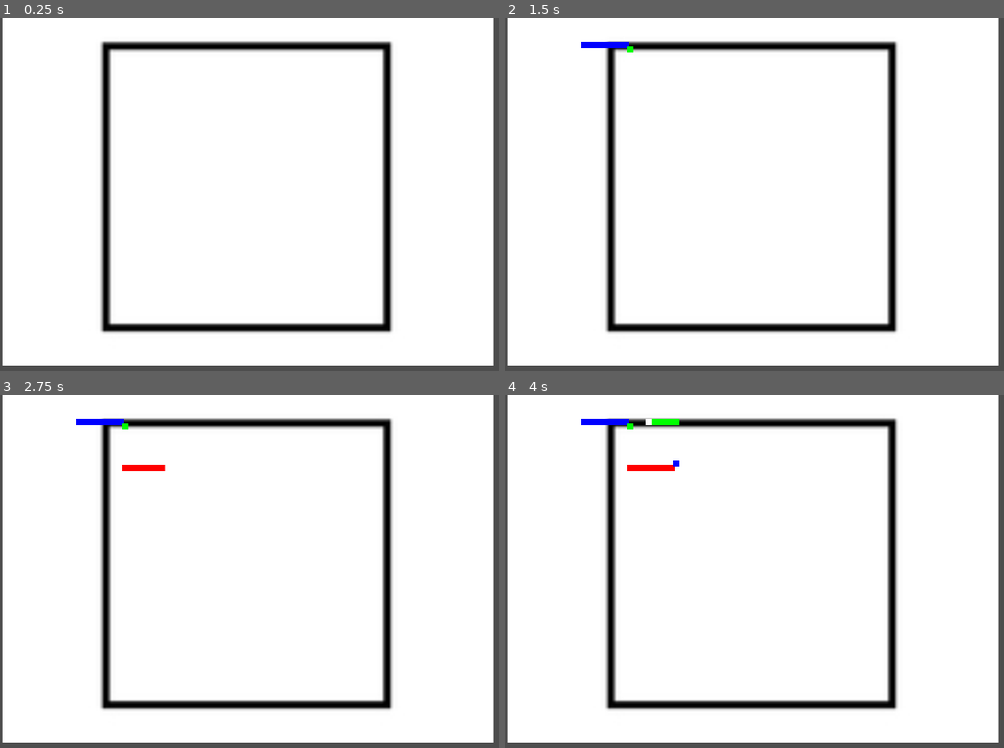
Above: before the commit, frames 1-4 (two rows, left to right).
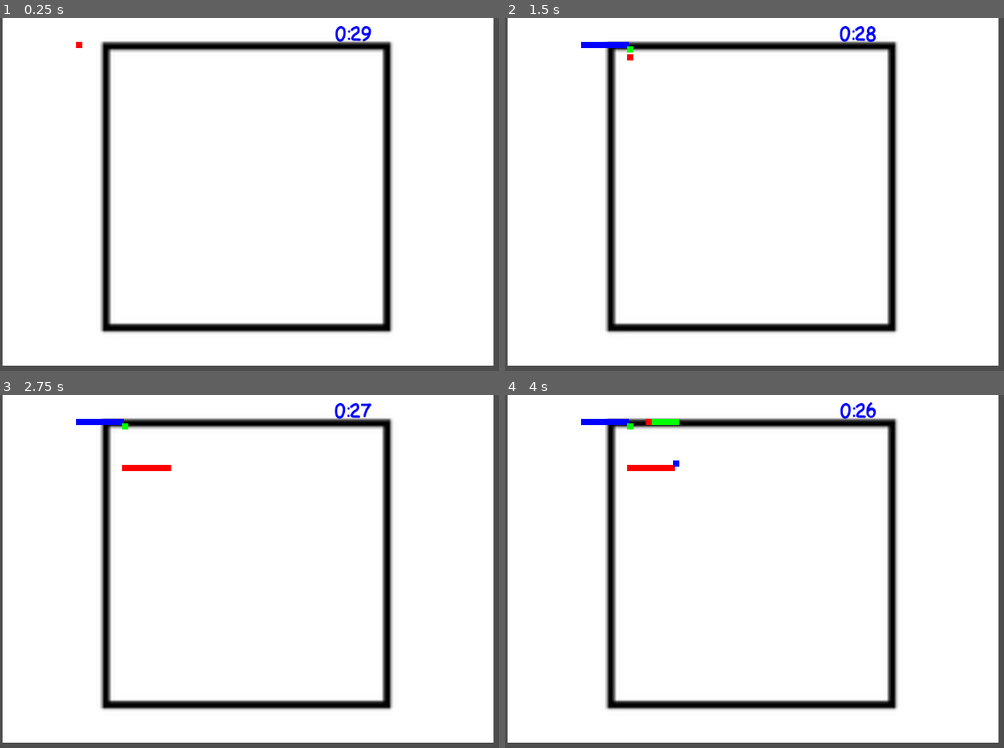
Above: after the commit, the same moments.

Repository: feliperieder/ultimate-color
Game: Godot game, scene res://main.tscn
Same seed, same stepped clock (60 frames per second), same inputs: the game is played once before the commit and once after it.
Inputs:
- Up to frame 1 (0.25 s): no input
- Up to frame 2 (1.5 s): tap Enter at 0.5 s; hold Right (ui_right) 0.53-1.28 s; hold E (blue_color) 0.53-1.28 s; tap Space at 1.25 s; hold Down (ui_down) from 1.28 s (still down); tap W (green_color) at 1.35 s
- Up to frame 3 (2.75 s): release Down (ui_down) at 2.03 s; hold Right (ui_right) from 2.03 s (still down); hold Q (red_color) from 2.03 s (still down)
- Up to frame 4 (4 s): tap Enter at 2.75 s; release Right (ui_right) at 2.78 s; release Q (red_color) at 2.78 s; hold Up (ui_up) 2.78-3.53 s; tap E (blue_color) at 2.85 s; tap Space at 3.5 s; hold Left (ui_left) from 3.53 s (still down); hold W (green_color) from 3.53 s (still down)

The runs differ from the first frame. In frame 1, 0.2% of the frame differs, in the area x 15-75%, y 2-9%; in frame 2, 0.2%, in the area x 24-75%, y 2-13%; in frame 3, 0.2%; in frame 4, 0.2%.

Commit message:
Something Something

Diff:
--- /dev/null
+++ b/Menus/Menu.tscn
@@ -0,0 +1,21 @@
+[gd_scene format=3 uid="uid://cp1k1cavisb5e"]
+
+[node name="Menu" type="Node2D"]
+
+[node name="CanvasLayer" type="CanvasLayer" parent="."]
+
+[node name="VBoxContainer" type="VBoxContainer" parent="CanvasLayer"]
+anchors_preset = 8
+anchor_left = 0.5
+anchor_top = 0.5
+anchor_right = 0.5
+anchor_bottom = 0.5
+offset_left = -20.0
+offset_top = -20.0
+offset_right = 20.0
+offset_bottom = 20.0
+grow_horizontal = 2
+grow_vertical = 2
+
+[node name="Button" type="Button" parent="CanvasLayer/VBoxContainer"]
+layout_mode = 2
--- /dev/null
+++ b/Menus/Score Menu.tscn
@@ -0,0 +1,3 @@
+[gd_scene format=3 uid="uid://dfp2oqagyu7fm"]
+
+[node name="ScoreMenu" type="Node2D"]
--- a/Players/player_test.gd
+++ b/Players/player_test.gd
@@ -50,11 +50,17 @@
 
 func gainPoint():
 	points += bullet_point
-	print(points)
+
 
 func losePoint():
 	var negative_point = NEGATIVE_POINT_PATH.instantiate()
 	get_parent().add_child(negative_point)
 	negative_point.global_position= global_position
 
-	lost_points = bullet_point/2
+	lost_points += bullet_point/2
+
+func endLevel():
+	points -= lost_points
+	if points <= 0:
+		points = 0
+	print("Comic Sans:", points)
--- a/Players/player_test.tscn
+++ b/Players/player_test.tscn
@@ -15,6 +15,7 @@
 offset_top = -5.0
 offset_right = 5.0
 offset_bottom = 5.0
+color = Color(1, 0, 0, 1)
 
 [node name="CollisionShape2D" type="CollisionShape2D" parent="."]
 shape = SubResource("RectangleShape2D_6xhr3")
--- a/Points/Negative Points.tscn
+++ b/Points/Negative Points.tscn
@@ -3,6 +3,7 @@
 [ext_resource type="Script" path="res://Points/negative_points.gd" id="1_vo8nb"]
 
 [sub_resource type="CircleShape2D" id="CircleShape2D_5u768"]
+radius = 5.0
 
 [node name="NegativePoints" type="Area2D"]
 script = ExtResource("1_vo8nb")
--- /dev/null
+++ b/Timer/Timer.tscn
@@ -0,0 +1,31 @@
+[gd_scene load_steps=4 format=3 uid="uid://dc6x4phax06m5"]
+
+[ext_resource type="Script" path="res://Timer/timer.gd" id="1_k2lke"]
+[ext_resource type="FontFile" uid="uid://bnlwgju1c5ygl" path="res://Art/Ldfcomicsansbold-zgma.ttf" id="2_al7ox"]
+
+[sub_resource type="LabelSettings" id="LabelSettings_wxfn5"]
+font = ExtResource("2_al7ox")
+font_size = 30
+font_color = Color(0, 0, 1, 1)
+
+[node name="Timer" type="Node2D"]
+script = ExtResource("1_k2lke")
+
+[node name="Timer" type="Timer" parent="."]
+
+[node name="CanvasLayer" type="CanvasLayer" parent="."]
+
+[node name="Label" type="Label" parent="CanvasLayer"]
+anchors_preset = 5
+anchor_left = 0.5
+anchor_right = 0.5
+offset_left = -20.0
+offset_right = 20.0
+offset_bottom = 55.0
+grow_horizontal = 2
+size_flags_horizontal = 4
+label_settings = SubResource("LabelSettings_wxfn5")
+horizontal_alignment = 1
+vertical_alignment = 1
+
+[connection signal="timeout" from="Timer" to="." method="_on_timer_timeout"]
--- /dev/null
+++ b/Timer/timer.gd
@@ -0,0 +1,30 @@
+extends Node2D
+
+@onready var timer = $Timer as Timer
+@onready var timer_label = $CanvasLayer/Label as Label
+
+@export var timer_time = 90
+
+#Variáveis de tempo
+var minut
+var sec
+var player
+
+# Called when the node enters the scene tree for the first time.
+func _ready() -> void:
+	timer.wait_time = timer_time
+	timer.start()
+	player = get_tree().get_first_node_in_group("brush")
+
+
+# Called every frame. 'delta' is the elapsed time since the previous frame.
+func _process(delta: float) -> void:
+	minut = int(timer.time_left/60)
+	sec = int((timer.time_left/60 - int(timer.time_left/60))*60)
+	if sec <= 9:
+		sec = str("0",sec)
+	timer_label.text = str(minut,":",sec)
+
+
+func _on_timer_timeout() -> void:
+	player.endLevel()
--- /dev/null
+++ b/global.gd
@@ -0,0 +1,11 @@
+extends Node
+
+
+# Called when the node enters the scene tree for the first time.
+func _ready() -> void:
+	pass # Replace with function body.
+
+
+# Called every frame. 'delta' is the elapsed time since the previous frame.
+func _process(delta: float) -> void:
+	pass
--- a/main.tscn
+++ b/main.tscn
@@ -1,6 +1,7 @@
-[gd_scene load_steps=6 format=3 uid="uid://y0ixtj32pwe3"]
+[gd_scene load_steps=7 format=3 uid="uid://y0ixtj32pwe3"]
 
 [ext_resource type="Texture2D" uid="uid://c2prx3nb5hhv4" path="res://Images/square.jpg" id="1_00v63"]
+[ext_resource type="PackedScene" uid="uid://dc6x4phax06m5" path="res://Timer/Timer.tscn" id="1_4rcma"]
 [ext_resource type="PackedScene" uid="uid://cpencn7rbua8f" path="res://Players/drawing.tscn" id="1_dq840"]
 [ext_resource type="PackedScene" uid="uid://d1usyydica8j" path="res://Players/player_test.tscn" id="2_b3ych"]
 [ext_resource type="PackedScene" uid="uid://dua71hf1wdrcx" path="res://Points/Positive Points.tscn" id="4_vgd1q"]
@@ -8,6 +9,9 @@
 
 [node name="Main" type="Node2D"]
 
+[node name="Timer" parent="." instance=ExtResource("1_4rcma")]
+timer_time = 30
+
 [node name="Square" type="Sprite2D" parent="."]
 position = Vector2(404, 281)
 scale = Vector2(4, 4)
--- a/project.godot
+++ b/project.godot
@@ -14,6 +14,10 @@
 run/main_scene="res://main.tscn"
 config/features=PackedStringArray("4.3", "Forward Plus")
 config/icon="res://icon.svg"
+
+[autoload]
+
+Global="*res://global.gd"
 
 [input]
 
Binary file added: Art/Ldfcomicsans-jj7l.ttf
Not shown, added: Art/Ldfcomicsans-jj7l.ttf.import
Binary file added: Art/Ldfcomicsansbold-zgma.ttf
Not shown, added: Art/Ldfcomicsansbold-zgma.ttf.import
